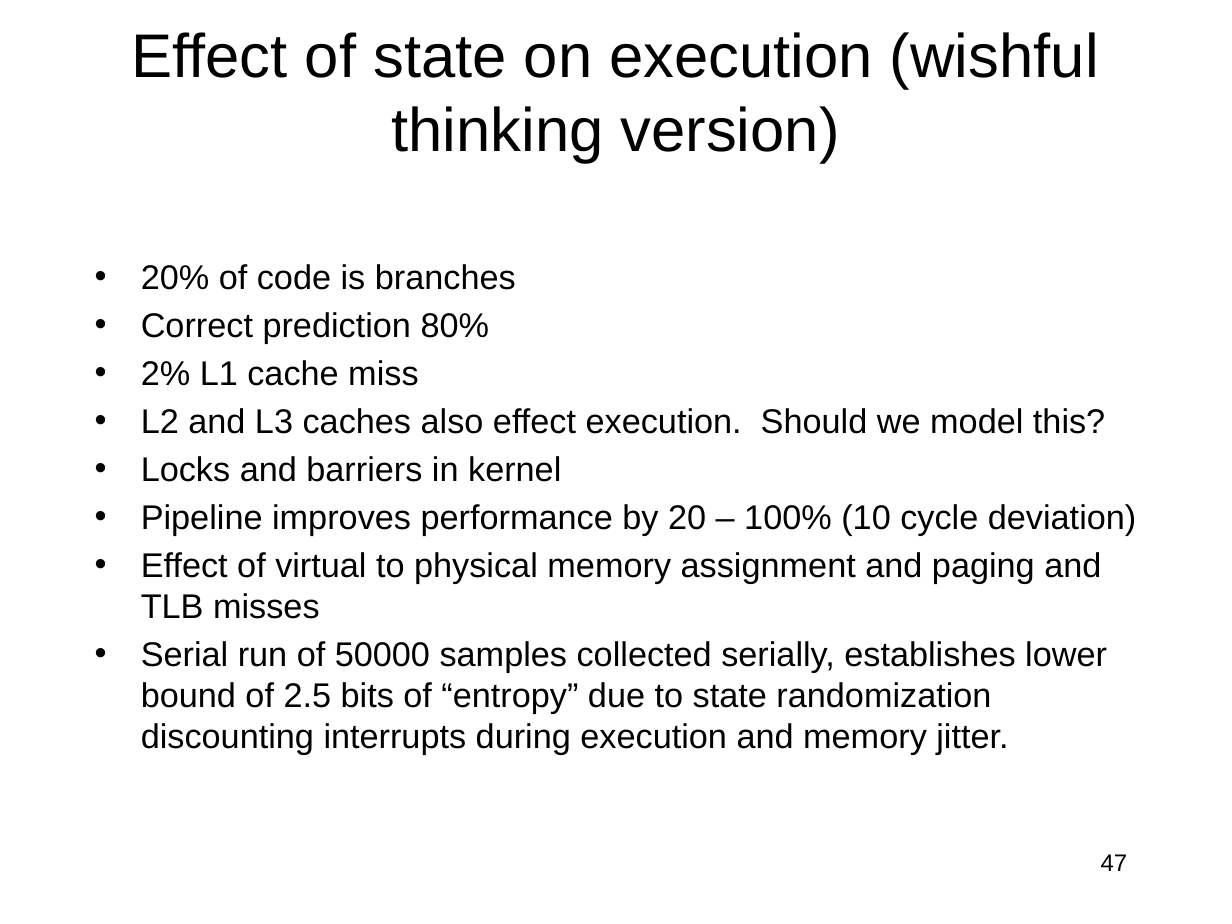
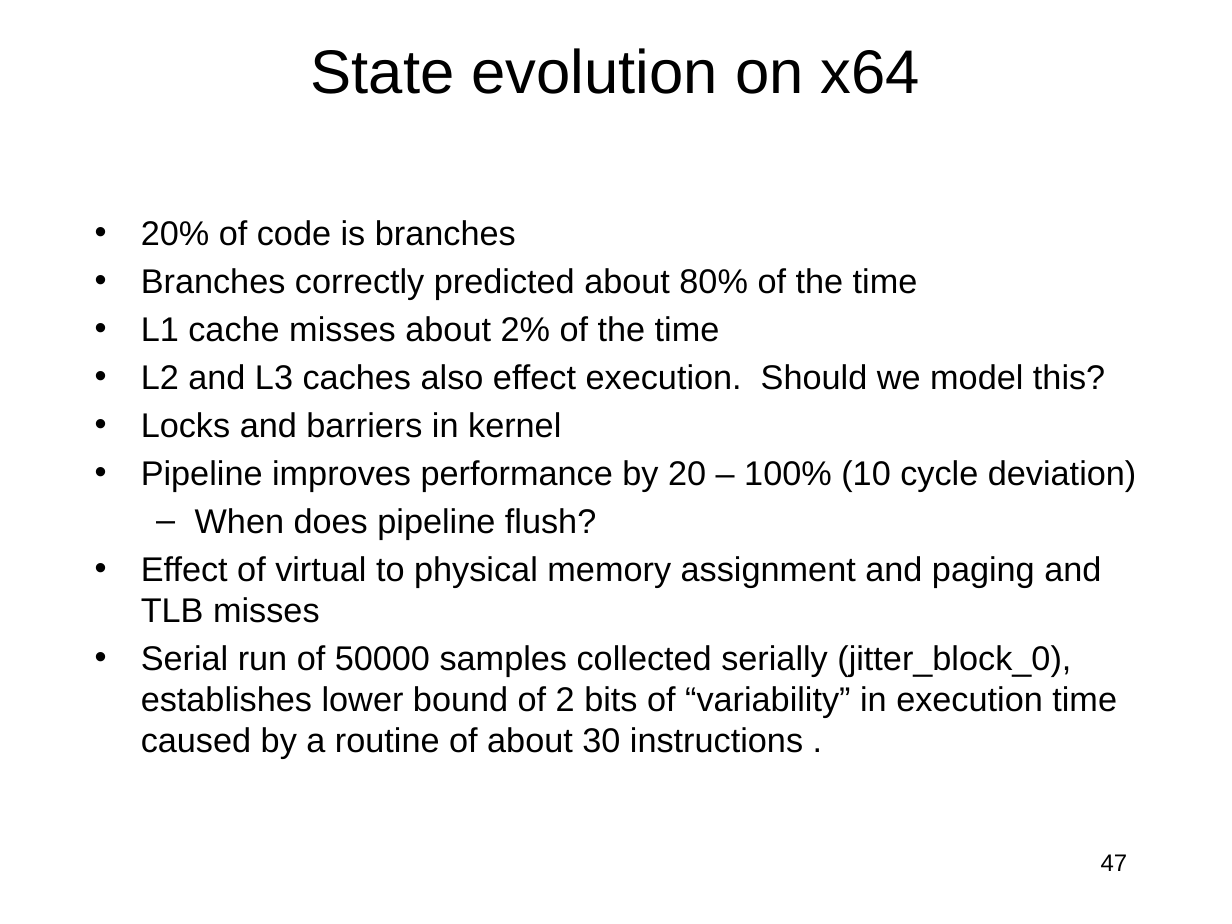
Before and after one commit to jlmucb/class_notes, a slide deck: slide 47 of BerkeleyClass/CS290Spring2013/Lectures/entropy_talk.pptx. Drawn at 1232x924 pixels with LibreOffice and Linux fonts; fonts in the diff are those of the drawing. Boxes give left, top, right and bottom in pixels: in the first picture for what was removed or moved away, otherwise in the second. Text is boxed around its words. In the diff, an @@ line names an element or a change of style, - is before the commit and + after.

Commit message:
more for jitter

```diff
--- a/BerkeleyClass/CS290Spring2013/Lectures/entropy_talk.pptx
+++ b/BerkeleyClass/CS290Spring2013/Lectures/entropy_talk.pptx
@@ title at (x1=311, y1=48, x2=920, y2=94): text changed @@
-Effect of state on execution (wishful thinking version)
+State evolution on x64
@@ text "20% of code is branches" moved from (x1=141, y1=264, x2=1136, y2=754) to (x1=141, y1=220, x2=1136, y2=758) @@
@@ text at (x1=141, y1=268, x2=918, y2=342): text changed @@
-• Correct prediction 80%
-• 2% L1 cache miss
+• Branches correctly predicted about 80% of the time
+• L1 cache misses about 2% of the time
@@ text at (x1=195, y1=508, x2=596, y2=539): paragraph added @@
+  – When does pipeline flush?
@@ text at (x1=141, y1=645, x2=1117, y2=758): text changed @@
-• Serial run of 50000 samples collected serially, establishes lower bound of 2.5 bits of “entropy” due to state randomization discounting interrupts during execution and memory jitter.
+• Serial run of 50000 samples collected serially (jitter_block_0), establishes lower bound of 2 bits of “variability” in execution time caused by a routine of about 30 instructions .
```
Also in this commit, not shown: 3 other slides changed, 3 slides added, 1 other file.
